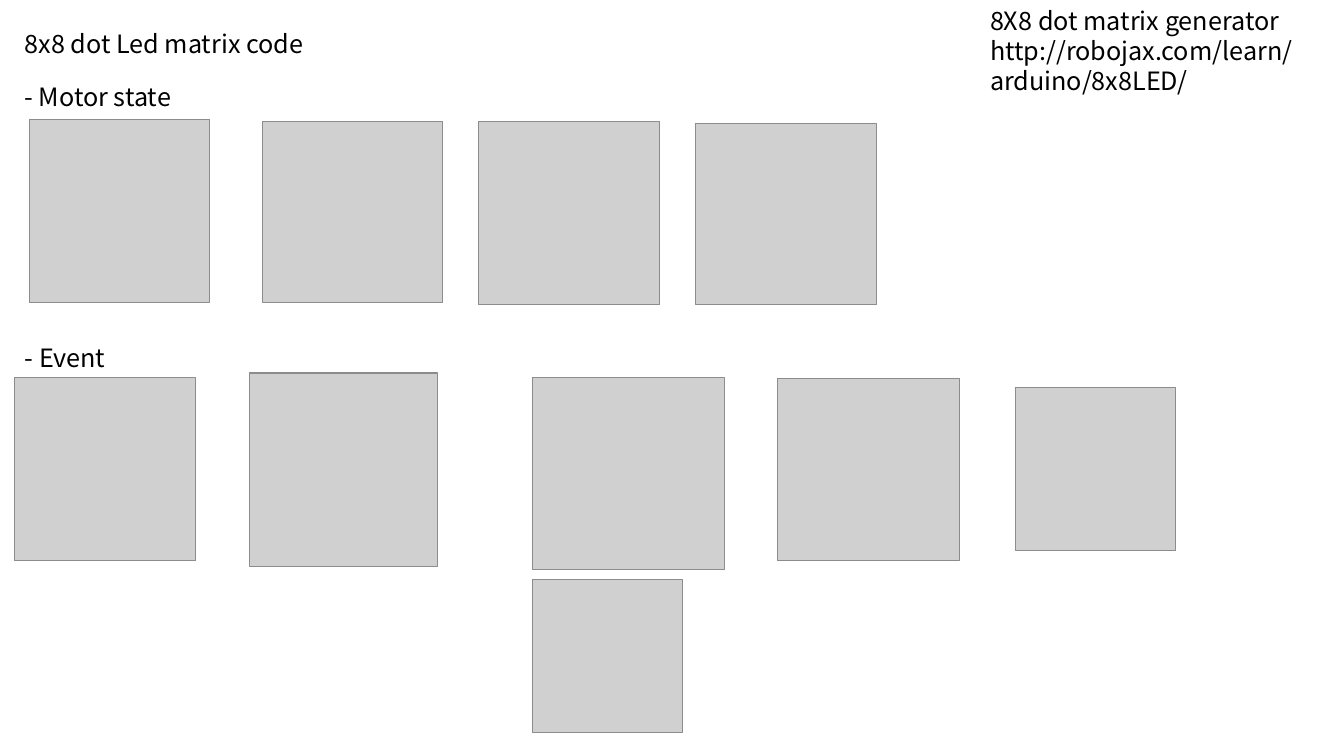
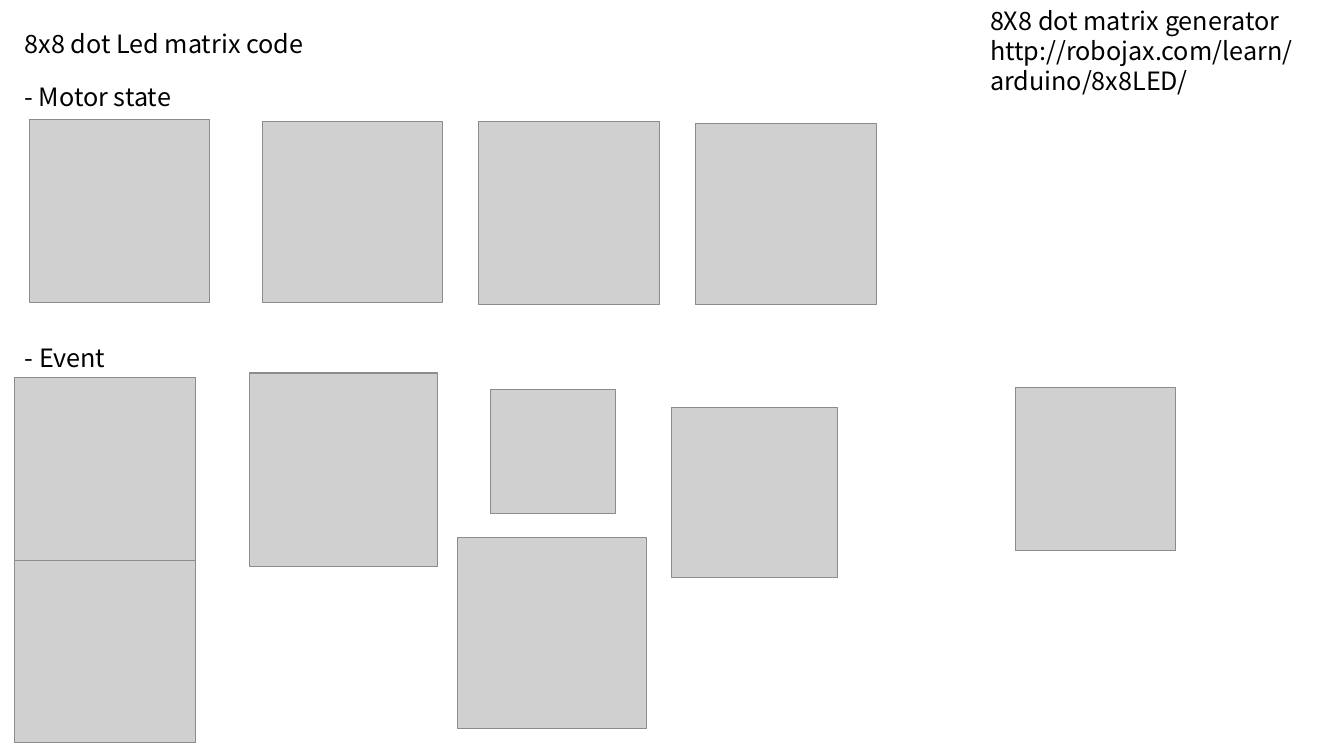
Before and after one commit to bumiilove/2021_embedded_system_201720941_, a slide deck: slide 1 of 최종설계프로젝트/발표자료 셋업/server matrix control.pptx. Drawn at 1344x756 pixels with LibreOffice and Linux fonts; fonts in the diff are those of the drawing; grey boxes stand for pictures. Boxes give left, top, right and bottom in pixels: in the first picture for what was removed or moved away, otherwise in the second. Text is boxed around its words. In the diff, an @@ line names an element or a change of style, - is before the commit and + after.

```diff
--- a/최종설계프로젝트/발표자료 셋업/server matrix control.pptx
+++ b/최종설계프로젝트/발표자료 셋업/server matrix control.pptx
@@ picture added at [491,389,616,514] @@
@@ picture removed at [532,378,724,570] @@
@@ picture removed at [777,378,960,561] @@
@@ picture added at [673,408,838,579] @@
@@ picture added at [458,537,646,728] @@
@@ picture added at [15,561,197,742] @@
@@ picture removed at [532,580,683,732] @@
```
Also in this commit, not shown: 2 other slides changed.
